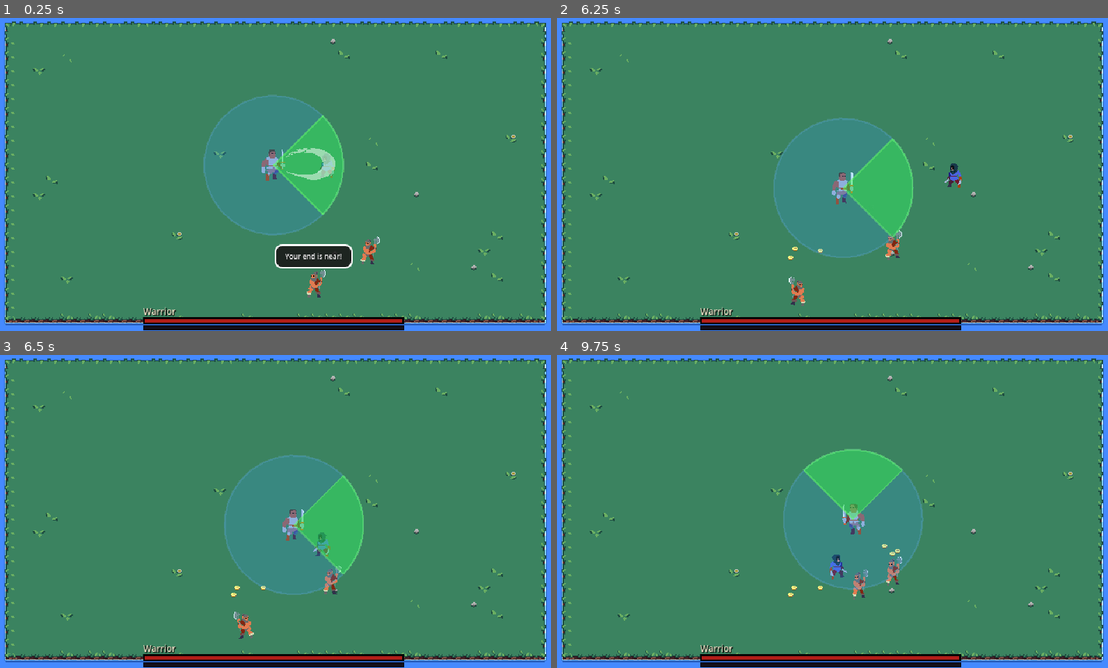
Above: before the commit, frames 1-4 (two rows, left to right).
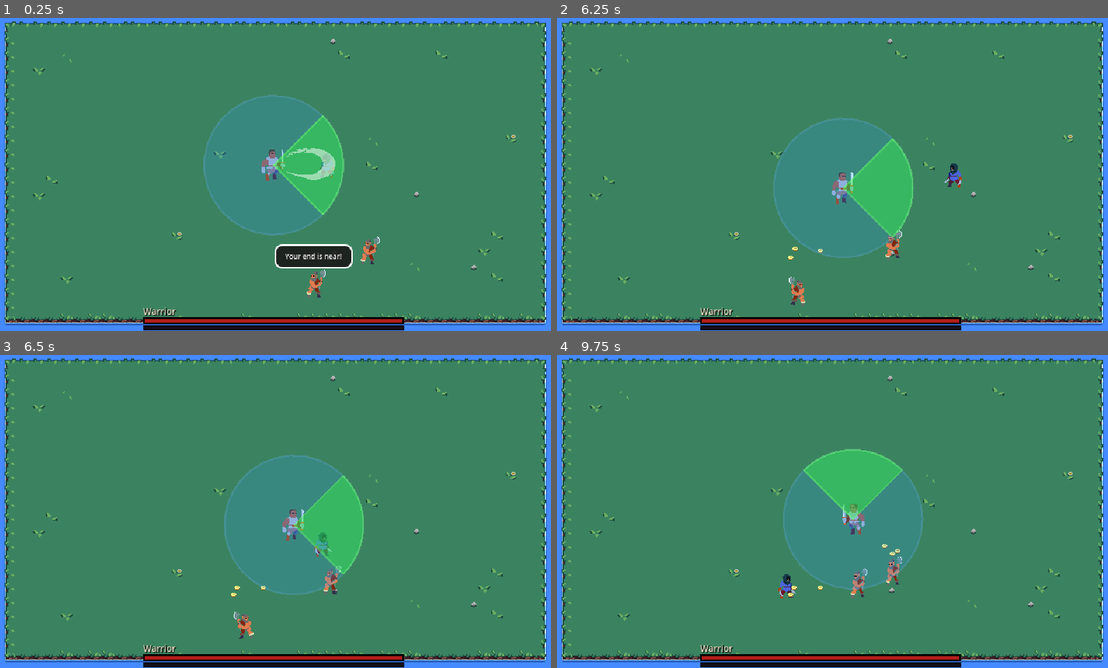
Above: after the commit, the same moments.

Repository: sodaliAyran/test-game
Game: Godot game, scene res://scenes/test/test_aura.tscn
Same seed, same stepped clock (60 frames per second), same inputs: the game is played once before the commit and once after it. This scene is started directly instead of the project's main scene.
Inputs (mouse positions are in pixels of both pictures, inside the frame that each line leads up to):
- Up to frame 1 (0.25 s): no input
- Up to frame 2 (6.25 s): tap Enter (ui_accept) at 0.5, 0.77, 1.52, 3.02, 3.77, 4.52, 6.02 s; move the mouse to (953, 158) at 0.52 s; press the mouse at (953, 158) at 0.53 s; hold D (move_right) 0.53-1.28 s; move the mouse to (716, 190) at 1.27 s; release the mouse at (716, 190) at 1.28 s; hold S (move_down) 1.28-2.03 s; click (716, 190) at 1.35 s; move the mouse to (887, 105) at 2.02 s; press the mouse at (887, 105) at 2.03 s; hold D (move_right) 2.03-2.78 s; tap 1 at 2.1 s; move the mouse to (804, 237) at 2.77 s; release the mouse at (804, 237) at 2.78 s; hold W (move_up) 2.78-3.53 s; tap 2 at 2.85 s; click (804, 237) at 3.05 s; move the mouse to (997, 221) at 3.52 s; press the mouse at (997, 221) at 3.53 s; hold A (move_left) 3.53-5.03 s; tap 3 at 3.6 s; move the mouse to (661, 127) at 4.27 s; release the mouse at (661, 127) at 4.28 s; tap 4 at 4.35 s; click (661, 127) at 4.55 s; move the mouse to (860, 174) at 5.02 s; press the mouse at (860, 174) at 5.03 s; hold S (move_down) 5.03-5.78 s; tap 5 at 5.1 s; move the mouse to (744, 96) at 5.77 s; release the mouse at (744, 96) at 5.78 s; hold D (move_right) from 5.78 s (still down); tap 6 at 5.85 s; click (744, 96) at 6.05 s
- Up to frame 3 (6.5 s): keep holding D (move_right)
- Up to frame 4 (9.75 s): move the mouse to (953, 495) at 6.52 s; release D (move_right) at 6.53 s; press the mouse at (953, 495) at 6.53 s; hold W (move_up) 6.53-7.28 s; tap 7 at 6.6 s; tap Enter (ui_accept) at 6.77, 7.52, 9.02 s; move the mouse to (716, 527) at 7.27 s; release the mouse at (716, 527) at 7.28 s; hold D (move_right) 7.28-8.03 s; tap 0 at 7.35 s; click (716, 527) at 7.55 s; move the mouse to (887, 442) at 8.02 s; press the mouse at (887, 442) at 8.03 s; hold S (move_down) 8.03-8.78 s; tap 9 at 8.1 s; move the mouse to (804, 574) at 8.77 s; release the mouse at (804, 574) at 8.78 s; hold A (move_left) 8.78-9.53 s; tap K at 8.85 s; click (804, 574) at 9.05 s; move the mouse to (997, 558) at 9.52 s; press the mouse at (997, 558) at 9.53 s; hold W (move_up) from 9.53 s (still down); tap C at 9.6 s

Frames 1-2 are identical in both runs. In frame 3, less than 0.1% of the frame differs, in the area x 56-61%, y 56-65%; in frame 4, 0.4%, in the area x 40-62%, y 63-79%.

Commit message:
Add dash to combat director

Diff:
--- a/scenes/characters/enemy/rogue/rogue.tscn
+++ b/scenes/characters/enemy/rogue/rogue.tscn
@@ -32,6 +32,7 @@
 [ext_resource type="Script" uid="uid://ds6u6cfpglpkp" path="res://scenes/characters/enemy/rogue/dash_state.gd" id="30_dash_state"]
 [ext_resource type="Script" uid="uid://dm8kv7idfcx3e" path="res://scripts/game/components/enemy/slot_seeker_component.gd" id="31_slot_seeker"]
 [ext_resource type="Script" uid="uid://dbp82361dcucx" path="res://scripts/game/components/core/facing_component.gd" id="32_facing"]
+[ext_resource type="Script" uid="uid://blyx375gdxrxj" path="res://scripts/game/components/combat/combat_director_request_component.gd" id="33_director_req"]
 
 [sub_resource type="CapsuleShape2D" id="CapsuleShape2D_vdd08"]
 radius = 7.0
@@ -58,8 +59,8 @@
 @export_range(0.0, 1.0) var separation_weight: float = 0.3
 
 @export_group(\"Dash Gap Closer\")
-@export var min_dash_distance: float = 75.0
-@export var max_dash_distance: float = 200.0
+@export var min_dash_distance: float = 0.0
+@export var max_dash_distance: float = 400.0
 
 var got_hurt: bool = false
 var target: Node2D = null
@@ -84,11 +85,15 @@
 
 	pathfinding.set_target_position_throttled(chase_target_pos)
 
+	# Check if we should request a dash attack
 	if target and dash and dash.can_dash():
 		var distance = owner.global_position.distance_to(chase_target_pos)
 		if distance >= min_dash_distance and distance <= max_dash_distance:
-			_trigger_dash(chase_target_pos)
-			return
+			var dash_direction = (chase_target_pos - owner.global_position).normalized()
+			if dash.request_dash(dash_direction):
+				# Dash was requested (or executed if no AP needed)
+				# The dash state transition will happen via signal
+				return
 
 	# Get pathfinding direction
 	var path_direction = pathfinding.get_target_direction()
@@ -124,6 +129,7 @@
 	target = sense.current_target
 	_connect_hurtbox()
 	_connect_health()
+	_connect_dash()
 
 	# Request a slot around the target
 	if slot_seeker and target and slot_seeker.has_method(\"request_slot_for_target\"):
@@ -136,6 +142,7 @@
 	_disconnect_hurtbox()
 	_disconnect_health()
 	_disconnect_sense()
+	_disconnect_dash()
 
 	# Release slot when leaving chase state
 	if slot_seeker and slot_seeker.has_method(\"release_current_slot\"):
@@ -178,15 +185,20 @@
 	if sense and sense.is_connected(\"target_lost\", _on_target_lost):
 		sense.disconnect(\"target_lost\", Callable(self, \"_on_target_lost\"))
 
-
-func _trigger_dash(target_pos: Vector2) -> void:
-	if not target:
-		return
-	var dash_direction = (target_pos - owner.global_position).normalized()
-	var dash_state = get_parent().get_node_or_null(\"Dash\")
-	if dash_state and dash_state.has_method(\"set_dash_direction\"):
-		dash_state.set_dash_direction(dash_direction)
+func _connect_dash() -> void:
+	if dash and not dash.dash_started.is_connected(_on_dash_started):
+		dash.dash_started.connect(_on_dash_started)
+
+func _on_dash_started(_direction: Vector2) -> void:
+	# Transition to Dash state when dash begins
 	transition.emit(\"Dash\")
+
+func _disconnect_dash() -> void:
+	if dash:
+		if dash.dash_started.is_connected(_on_dash_started):
+			dash.dash_started.disconnect(_on_dash_started)
+		# Cancel any pending dash request on cleanup
+		dash.cancel_pending_request()
 "
 
 [node name="Rogue" type="CharacterBody2D"]
@@ -364,11 +376,16 @@
 drop_scene = ExtResource("20_yi8sa")
 max_drops = 3
 
-[node name="DashComponent" type="Node" parent="." node_paths=PackedStringArray("character_body", "hurtbox", "movement")]
+[node name="CombatDirectorRequestComponent" type="Node" parent="."]
+script = ExtResource("33_director_req")
+default_priority = 60
+
+[node name="DashComponent" type="Node" parent="." node_paths=PackedStringArray("character_body", "hurtbox", "movement", "director_request")]
 script = ExtResource("29_dash")
 character_body = NodePath("..")
 hurtbox = NodePath("../Sprite2D/HurtboxComponent")
 movement = NodePath("../MovementComponent")
+director_request = NodePath("../CombatDirectorRequestComponent")
 dash_speed = 400.0
 dash_duration = 0.25
 cooldown = 3.0
--- /dev/null
+++ b/scripts/game/components/combat/combat_director_request_component.gd
@@ -0,0 +1,100 @@
+class_name CombatDirectorRequestComponent
+extends Node
+
+## Handles AP token requests to CombatDirector for skills and abilities.
+## Attach this component to any entity that needs to request actions from the AI Director.
+## Reusable across all skills (dash, ranged, special attacks, etc.)
+
+@export var enabled: bool = true  ## Enable/disable AP requirement
+@export var default_priority: int = 50  ## Default priority for AP requests
+
+signal action_approved(action_type: String)
+signal action_denied(action_type: String, reason: String)
+
+var _pending_request: APRequest = null
+
+
+func _ready() -> void:
+	if enabled:
+		_connect_combat_director()
+
+
+func _exit_tree() -> void:
+	cancel_pending_request()
+	_disconnect_combat_director()
+
+
+## Request an action from CombatDirector
+## Returns true if request was queued, false if rejected
+func request_action(request: APRequest) -> bool:
+	if not enabled:
+		# No AP requirement - execute immediately
+		if request.callback.is_valid():
+			request.callback.call()
+		return true
+
+	# Can't have multiple pending requests
+	if _pending_request != null:
+		return false
+
+	if CombatDirector.request_ap(request):
+		_pending_request = request
+		return true
+
+	return false
+
+
+## Notify CombatDirector that an action has completed
+func complete_action() -> void:
+	if enabled:
+		CombatDirector.complete_attack(get_parent())
+
+
+## Cancel any pending request
+func cancel_pending_request() -> void:
+	if _pending_request != null:
+		CombatDirector.cancel_request(get_parent())
+		_pending_request = null
+
+
+## Check if there's a pending request
+func has_pending_request() -> bool:
+	return _pending_request != null
+
+
+## Get the pending action type (or empty string if none)
+func get_pending_action_type() -> String:
+	if _pending_request != null:
+		return _pending_request.action_type
+	return ""
+
+
+## CombatDirector Signal Handlers
+
+func _connect_combat_director() -> void:
+	if not CombatDirector.attack_approved.is_connected(_on_attack_approved):
+		CombatDirector.attack_approved.connect(_on_attack_approved)
+	if not CombatDirector.attack_denied.is_connected(_on_attack_denied):
+		CombatDirector.attack_denied.connect(_on_attack_denied)
+
+
+func _disconnect_combat_director() -> void:
+	if CombatDirector.attack_approved.is_connected(_on_attack_approved):
+		CombatDirector.attack_approved.disconnect(_on_attack_approved)
+	if CombatDirector.attack_denied.is_connected(_on_attack_denied):
+		CombatDirector.attack_denied.disconnect(_on_attack_denied)
+
+
+func _on_attack_approved(enemy: Node2D, action_type: String) -> void:
+	# Check if this approval is for our pending request
+	if _pending_request != null and enemy == get_parent() and action_type == _pending_request.action_type:
+		_pending_request = null
+		action_approved.emit(action_type)
+
+
+func _on_attack_denied(enemy: Node2D, reason: String) -> void:
+	# Check if this denial is for our pending request
+	if _pending_request != null and enemy == get_parent():
+		var action_type = _pending_request.action_type
+		_pending_request = null
+		action_denied.emit(action_type, reason)
--- a/scripts/game/components/combat/dash_component.gd
+++ b/scripts/game/components/combat/dash_component.gd
@@ -3,11 +3,13 @@
 
 ## Handles dash movement with invincibility frames.
 ## Can be used by both players and enemies.
+## Use CombatDirectorRequestComponent for AP token integration.
 
 @export var character_body: CharacterBody2D
 @export var hurtbox: HurtboxComponent
 @export var movement: MovementComponent
 @export var skill_modifier: SkillModifierComponent
+@export var director_request: CombatDirectorRequestComponent  ## Optional: for AP-gated dashing
 
 @export_group("Dash Settings")
 @export var dash_speed: float = 600.0
@@ -15,6 +17,11 @@
 @export var cooldown: float = 1.0
 @export var invincible_during_dash: bool = true
 
+@export_group("AP Integration")
+@export var ap_cost: float = 2.5  ## AP cost for this dash ability
+@export var ap_priority: int = 60  ## Priority for AP requests
+@export var action_label: String = "dash_attack"  ## Label for debugging/logging
+
 signal dash_started(direction: Vector2)
 signal dash_ended
 signal cooldown_finished
@@ -24,6 +31,7 @@
 var _dash_timer: Timer
 var _cooldown_timer: Timer
 var _original_invincible: bool = false
+var _pending_dash_direction: Vector2 = Vector2.ZERO
 
 
 func _ready() -> void:
@@ -44,7 +52,7 @@
 	add_child(_cooldown_timer)
 
 
-func _physics_process(delta: float) -> void:
+func _physics_process(_delta: float) -> void:
 	if not _is_dashing:
 		return
 
@@ -76,12 +84,45 @@
 
 
 func can_dash() -> bool:
-	return not _is_dashing and _cooldown_timer.is_stopped()
+	var has_pending = director_request and director_request.has_pending_request()
+	return not _is_dashing and _cooldown_timer.is_stopped() and not has_pending
+
+
+func request_dash(direction: Vector2) -> bool:
+	"""Request a dash. If director_request component exists, requests AP first.
+	Use this method for enemies that need AP tokens.
+	Returns true if request was accepted (queued or executed)."""
+	if not can_dash():
+		return false
+
+	if direction == Vector2.ZERO:
+		return false
+
+	# If no director component, execute dash immediately
+	if not director_request:
+		return dash(direction)
+
+	# Store direction for when AP is approved
+	_pending_dash_direction = direction.normalized()
+
+	# Create AP request with this skill's cost
+	var request = APRequest.create(
+		character_body,  # The entity requesting
+		action_label,    # Label for logging
+		ap_cost,         # Cost defined by this skill
+		Callable(self, "_execute_approved_dash"),
+		ap_priority
+	)
+
+	# Request AP through director component
+	return director_request.request_action(request)
 
 
 func dash(direction: Vector2) -> bool:
-	"""Start a dash in the given direction. Returns true if dash started."""
-	if not can_dash():
+	"""Start a dash in the given direction immediately (no AP check).
+	Use this for player abilities or when AP was already approved.
+	Returns true if dash started."""
+	if _is_dashing or not _cooldown_timer.is_stopped():
 		return false
 
 	if direction == Vector2.ZERO:
@@ -107,6 +148,12 @@
 	return true
 
 
+func _execute_approved_dash() -> void:
+	"""Called when CombatDirector approves the dash request"""
+	dash(_pending_dash_direction)
+	_pending_dash_direction = Vector2.ZERO
+
+
 func _on_dash_timeout() -> void:
 	_end_dash()
 
@@ -118,6 +165,10 @@
 	# Restore original invincibility state
 	if hurtbox and invincible_during_dash:
 		hurtbox.invincible = _original_invincible
+
+	# Notify CombatDirector that attack completed
+	if director_request:
+		director_request.complete_action()
 
 	# Start cooldown with modifiers
 	_cooldown_timer.wait_time = _get_modified_cooldown()
@@ -147,3 +198,10 @@
 	if _is_dashing:
 		_dash_timer.stop()
 		_end_dash()
+
+
+func cancel_pending_request() -> void:
+	"""Cancel any pending AP request"""
+	if director_request:
+		director_request.cancel_pending_request()
+	_pending_dash_direction = Vector2.ZERO
--- a/scripts/game/systems/ap_request.gd
+++ b/scripts/game/systems/ap_request.gd
@@ -5,7 +5,8 @@
 ## Bundles all parameters needed for an attack request
 
 var enemy: Node2D
-var action_type: String  # "basic_melee", "heavy", "special", etc.
+var action_type: String  # For logging/debugging (e.g., "dash_attack", "ranged_attack")
+var cost: float          # AP cost for this action
 var callback: Callable   # Called when request is approved
 var priority: int        # Higher = processed first
 var timestamp: float     # For FIFO ordering among same priority
@@ -13,22 +14,12 @@
 
 static var _next_id: int = 0
 
-# Action costs (mirrored from CombatDirector for standalone use)
-const ACTION_COSTS = {
-	"basic_melee": 1.0,
-	"heavy_melee": 2.0,
-	"dash_attack": 2.5,
-	"special_attack": 3.0,
-	"ranged_attack": 1.5,
-	"ultimate": 5.0,
-	"recovery": 4.0,
-}
 
-
-static func create(p_enemy: Node2D, p_action: String, p_callback: Callable, p_priority: int = 50) -> APRequest:
+static func create(p_enemy: Node2D, p_action: String, p_cost: float, p_callback: Callable, p_priority: int = 50) -> APRequest:
 	var request = APRequest.new()
 	request.enemy = p_enemy
 	request.action_type = p_action
+	request.cost = p_cost
 	request.callback = p_callback
 	request.priority = p_priority
 	request.timestamp = Time.get_ticks_msec() / 1000.0
@@ -38,8 +29,7 @@
 
 
 func get_cost() -> float:
-	# Look up cost from ACTION_COSTS constant
-	return ACTION_COSTS.get(action_type, 1.0)
+	return cost
 
 
 func is_special() -> bool:
--- a/scripts/game/systems/combat_director.gd
+++ b/scripts/game/systems/combat_director.gd
@@ -13,17 +13,6 @@
 @export var ap_refill_rate: float = 2.0  # AP per second
 @export var initial_ap: float = 5.0
 
-# Action Costs - can be extended as needed
-const ACTION_COSTS = {
-	"basic_melee": 1.0,
-	"heavy_melee": 2.0,
-	"dash_attack": 2.5,
-	"special_attack": 3.0,
-	"ranged_attack": 1.5,
-	"ultimate": 5.0,
-	"recovery": 4.0,  # For reviving downed heroes
-}
-
 # Concurrency Limits
 @export var max_concurrent_attacks: int = 3
 @export var max_concurrent_specials: int = 1
@@ -31,7 +20,7 @@
 # State
 var current_ap: float = 0.0
 var _pending_requests: Array[APRequest] = []
-var _active_attacks: Dictionary = {}  # enemy instance_id -> action_type
+var _active_attacks: Dictionary = {}  # enemy instance_id -> {action_type: String, cost: float}
 var _active_special_count: int = 0
 
 
@@ -88,11 +77,10 @@
 
 	var enemy_id = enemy.get_instance_id()
 	if _active_attacks.has(enemy_id):
-		var action_type = _active_attacks[enemy_id]
-		var cost = get_action_cost(action_type)
+		var action_data = _active_attacks[enemy_id]
 
 		# Decrement special count if it was a special attack
-		if cost >= 3.0:
+		if action_data.cost >= 3.0:
 			_active_special_count = max(0, _active_special_count - 1)
 
 		_active_attacks.erase(enemy_id)
@@ -106,16 +94,6 @@
 ## Get max AP capacity
 func get_max_ap() -> float:
 	return max_ap
-
-
-## Get action cost by type
-static func get_action_cost(action_type: String) -> float:
-	return ACTION_COSTS.get(action_type, 1.0)
-
-
-## Check if an action type is considered "special" (high cost)
-static func is_special_action(action_type: String) -> bool:
-	return get_action_cost(action_type) >= 3.0
 
 
 ## Scale capacity and refill rate (for difficulty progression)
@@ -193,8 +171,11 @@
 	current_ap -= cost
 	ap_changed.emit(current_ap, max_ap)
 
-	# Track active attack
-	_active_attacks[enemy_id] = request.action_type
+	# Track active attack with cost
+	_active_attacks[enemy_id] = {
+		"action_type": request.action_type,
+		"cost": cost
+	}
 
 	# Track special count
 	if request.is_special():
Not shown: 1 places in scenes/characters/enemy/rogue/rogue.tscn that only renumber resources
Not shown, added: scripts/game/components/combat/combat_director_request_component.gd.uid
Not shown, added: scripts/game/components/combat/COMBAT_DIRECTOR_INTEGRATION.md
